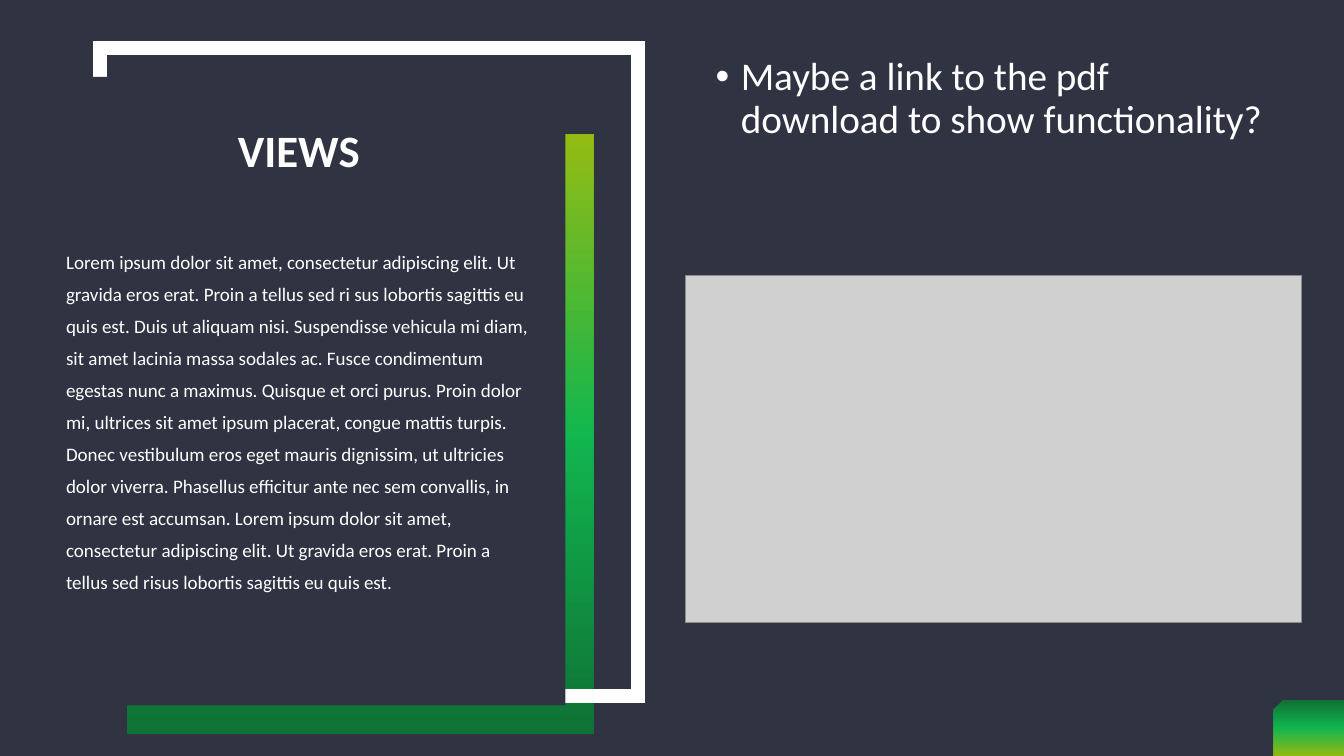
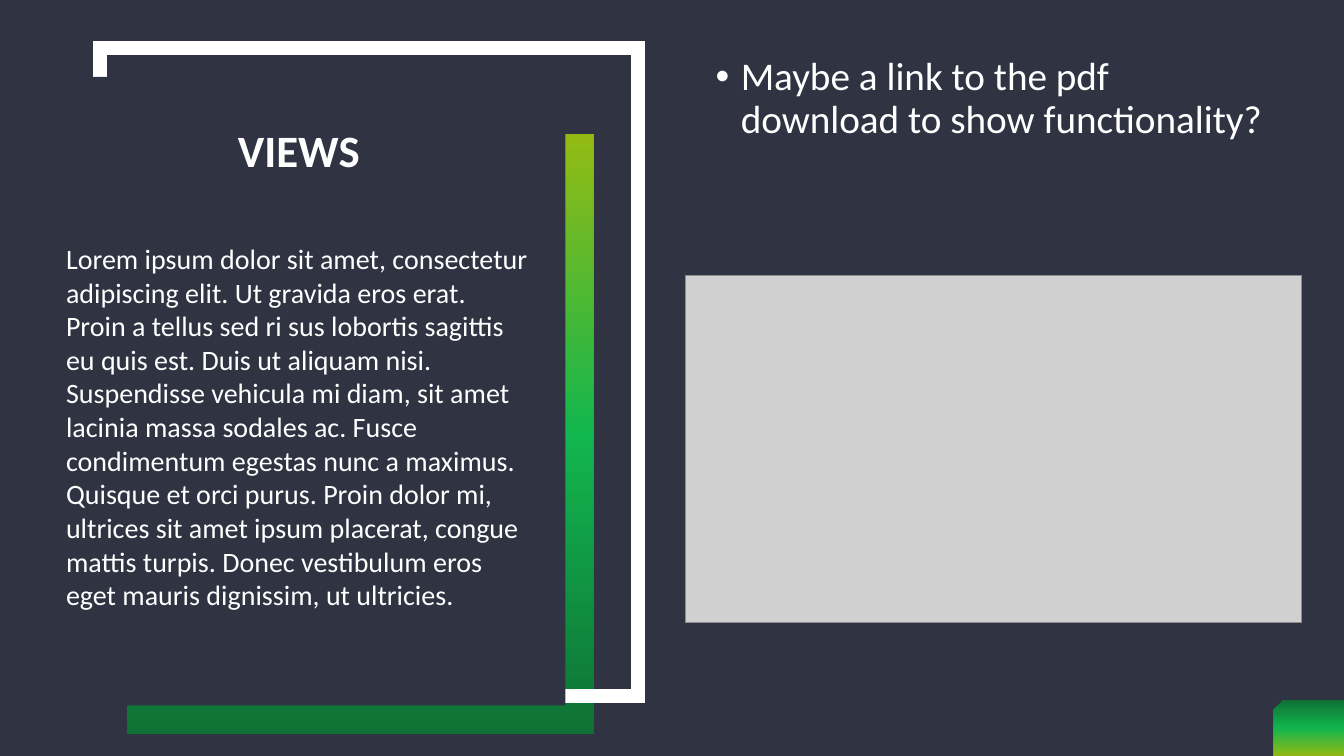
Before and after one commit to IBatsios/capstone, a slide deck: slide 5 of docs/presentations/presentation_1.pptx. Drawn at 1344x756 pixels with LibreOffice and Linux fonts; fonts in the diff are those of the drawing; grey boxes stand for pictures. Boxes give left, top, right and bottom in pixels: in the first picture for what was removed or moved away, otherwise in the second. Text is boxed around its words. In the diff, an @@ line names an element or a change of style, - is before the commit and + after.

```diff
--- a/docs/presentations/presentation_1.pptx
+++ b/docs/presentations/presentation_1.pptx
@@ text at [66, 249, 527, 610]: text changed; size 13.6 to 20 pt @@
-Lorem ipsum dolor sit amet, consectetur adipiscing elit. Ut gravida eros erat. Proin a tellus sed ri sus lobortis sagittis eu quis est. Duis ut aliquam nisi. Suspendisse vehicula mi diam, sit amet lacinia massa sodales ac. Fusce condimentum egestas nunc a maximus. Quisque et orci purus. Proin dolor mi, ultrices sit amet ipsum placerat, congue mattis turpis. Donec vestibulum eros eget mauris dignissim, ut ultricies dolor viverra. Phasellus efficitur ante nec sem convallis, in ornare est accumsan. Lorem ipsum dolor sit amet, consectetur adipiscing elit. Ut gravida eros erat. Proin a tellus sed risus lobortis sagittis eu quis est.
+Lorem ipsum dolor sit amet, consectetur adipiscing elit. Ut gravida eros erat. Proin a tellus sed ri sus lobortis sagittis eu quis est. Duis ut aliquam nisi. Suspendisse vehicula mi diam, sit amet lacinia massa sodales ac. Fusce condimentum egestas nunc a maximus. Quisque et orci purus. Proin dolor mi, ultrices sit amet ipsum placerat, congue mattis turpis. Donec vestibulum eros eget mauris dignissim, ut ultricies.
```
Also in this commit, not shown: 4 other slides changed, 2 slides added, 2 slides removed.
